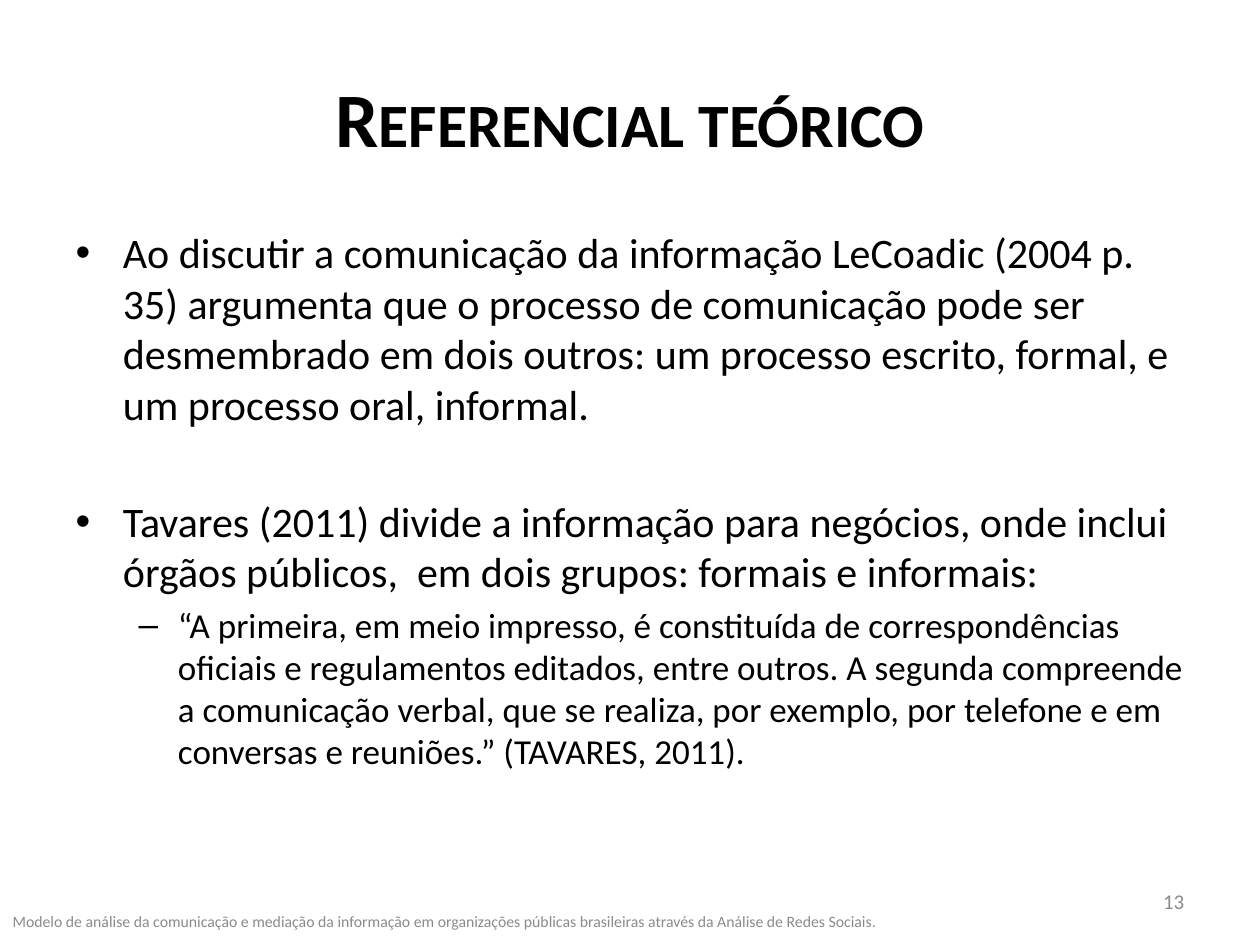
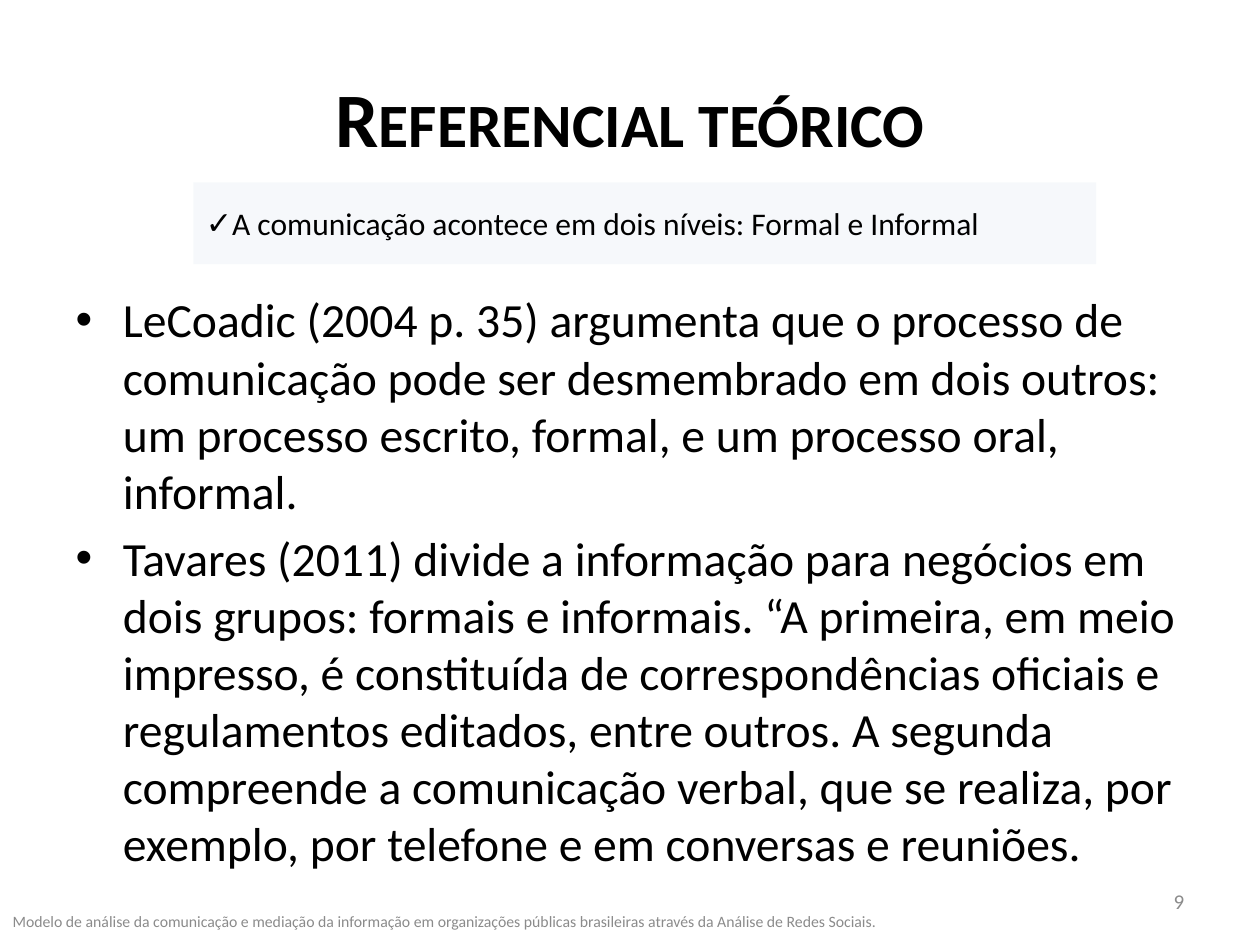
Before and after one commit to frubbs/analisador-dou, a slide deck: slide 9 of Dissertacao/Apresentação1.pptx (slide 13 before the commit). Drawn at 1260x945 pixels with LibreOffice and Linux fonts; fonts in the diff are those of the drawing. Boxes give left, top, right and bottom in pixels: in the first picture for what was removed or moved away, otherwise in the second. Text is boxed around its words. In the diff, an @@ line names an element or a change of style, - is before the commit and + after.

```diff
--- a/Dissertacao/Apresentação1.pptx
+++ b/Dissertacao/Apresentação1.pptx
@@ rectangle added at [194, 183, 1097, 265], fill #4F81BD at 5% opacity, 18 pt, text #000000 @@
+✓ A comunicação acontece em dois níveis: Formal e Informal
@@ text at [123, 302, 1175, 869]: text changed; size 24 to 27.2 pt @@
-• Ao discutir a comunicação da informação LeCoadic (2004 p. 35) argumenta que o processo de comunicação pode ser desmembrado em dois outros: um processo escrito, formal, e um processo oral, informal.
-• Tavares (2011) divide a informação para negócios, onde inclui órgãos públicos, em dois grupos: formais e informais:
-  – “A primeira, em meio impresso, é constituída de correspondências oficiais e regulamentos editados, entre outros. A segunda compreende a comunicação verbal, que se realiza, por exemplo, por telefone e em conversas e reuniões.” (TAVARES, 2011).
+• LeCoadic (2004 p. 35) argumenta que o processo de comunicação pode ser desmembrado em dois outros: um processo escrito, formal, e um processo oral, informal.
+• Tavares (2011) divide a informação para negócios em dois grupos: formais e informais. “A primeira, em meio impresso, é constituída de correspondências oficiais e regulamentos editados, entre outros. A segunda compreende a comunicação verbal, que se realiza, por exemplo, por telefone e em conversas e reuniões.
@@ page number at [1174, 895, 1185, 909]: text changed @@
-13
+9
```
Also in this commit, not shown: 5 other slides changed, 1 slide added, 4 slides removed.
